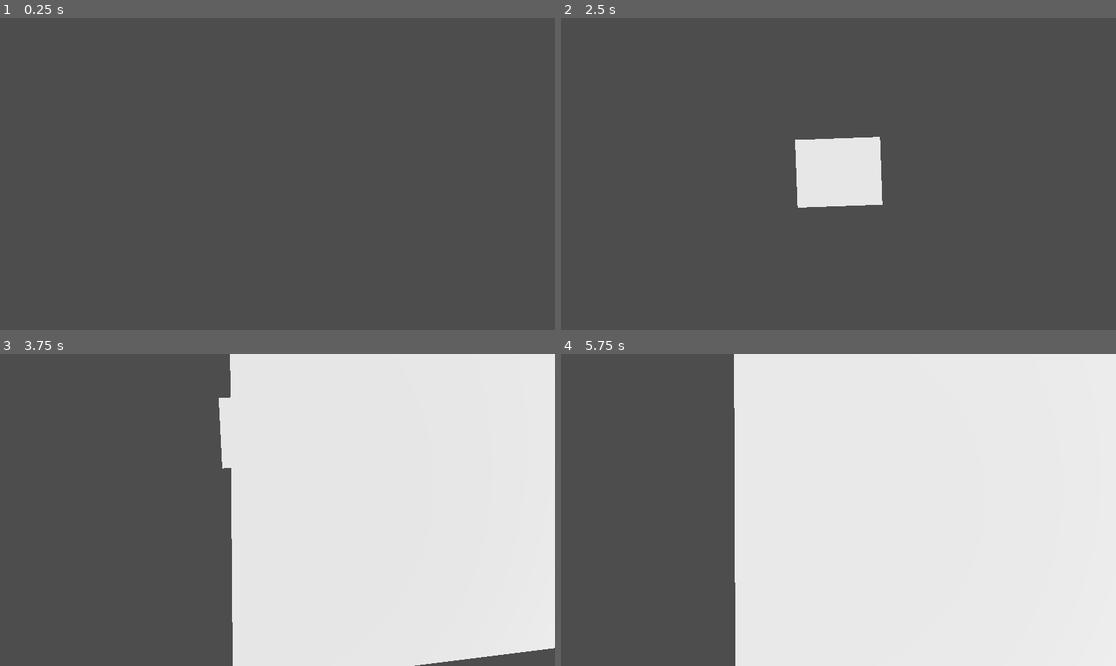
Above: before the commit, frames 1-4 (two rows, left to right).
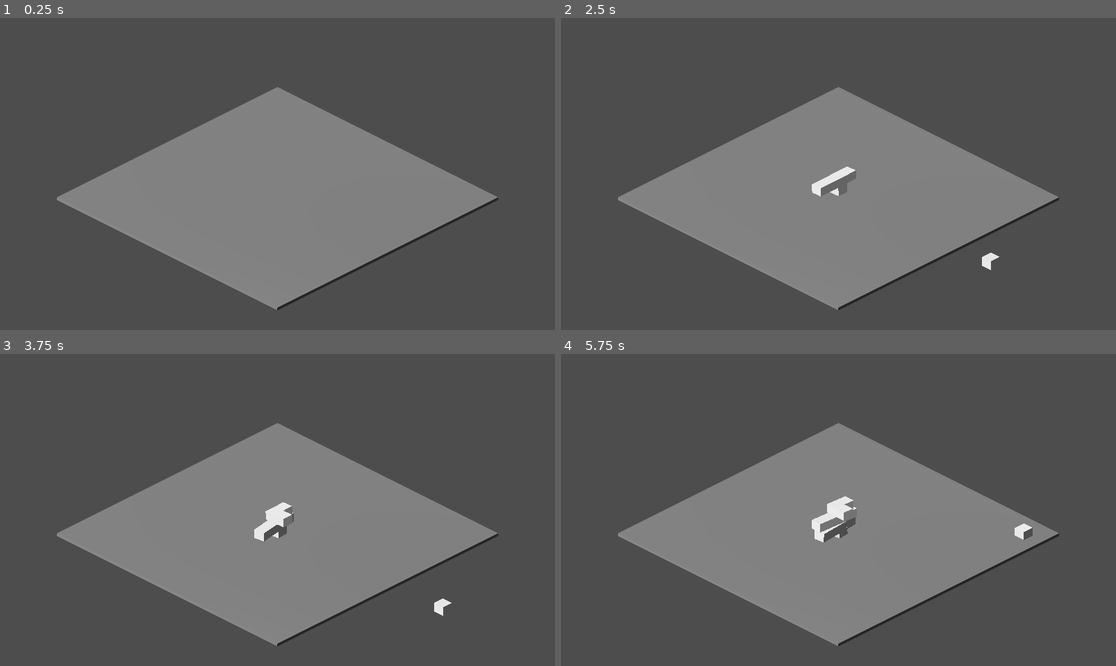
Above: after the commit, the same moments.

Repository: dream-team-reborn/godot-wild-jam-73
Game: Godot game, scene res://scenes/game.tscn
Same seed, same stepped clock (60 frames per second), same inputs: the game is played once before the commit and once after it.
Inputs (mouse positions are in pixels of both pictures, inside the frame that each line leads up to):
- Up to frame 1 (0.25 s): no input
- Up to frame 2 (2.5 s): tap Enter at 0.5 s; move the mouse to (960, 158) at 0.52 s; hold Right (move_right) 0.53-1.25 s; hold Space (confirm) 0.53-1.25 s; click (960, 158) at 0.67 s; drag from (727, 189) to (810, 236) at 1.27 s; tap Space (confirm) at 2 s; move the mouse to (894, 105) at 2.02 s; hold Right (move_right) from 2.03 s (still down); hold Space (confirm) from 2.03 s (still down)
- Up to frame 3 (3.75 s): release Right (move_right) at 2.75 s; release Space (confirm) at 2.75 s; drag from (249, 572) to (111, 463) at 2.77 s; move the mouse to (444, 556) at 3.52 s; hold Left (move_left) from 3.53 s (still down); hold Space (confirm) from 3.53 s (still down)
- Up to frame 4 (5.75 s): release Left (move_left) at 4.25 s; release Space (confirm) at 4.25 s; drag from (672, 463) to (755, 432) at 4.27 s; move the mouse to (866, 510) at 5.02 s; hold Down (move_down) from 5.03 s (still down); hold Space (confirm) from 5.03 s (still down); click (866, 510) at 5.17 s

The runs differ from the first frame. In frame 1, 29% of the frame differs, in the area x 10-90%, y 22-94%; in frame 2, 29%; in frame 3, 67%; in frame 4, 72%, in the area x 10-100%, y 0-100%.

Commit message:
camera work

Diff:
--- a/scenes/game.tscn
+++ b/scenes/game.tscn
@@ -11,6 +11,9 @@
 [sub_resource type="Compositor" id="Compositor_3uttq"]
 
 [sub_resource type="BoxShape3D" id="BoxShape3D_bmdca"]
+size = Vector3(100, 1, 100)
+
+[sub_resource type="BoxMesh" id="BoxMesh_sf87x"]
 size = Vector3(100, 1, 100)
 
 [node name="Game" type="Node3D"]
@@ -27,7 +30,9 @@
 transform = Transform3D(1, 0, 0, 0, 0.721059, 0.692873, 0, -0.692873, 0.721059, 0, 2.94228, 0)
 
 [node name="Camera3D" type="Camera3D" parent="."]
-transform = Transform3D(1, 0, 0, 0, 1, 0, 0, 0, 1, 0, 4.04313, 11.5665)
+transform = Transform3D(0.707107, -0.353553, 0.612372, 0, 0.866025, 0.5, -0.707107, -0.353553, 0.612372, 50, 50, 50)
+projection = 1
+size = 100.0
 
 [node name="Floor" type="StaticBody3D" parent="."]
 collision_mask = 3
@@ -36,6 +41,9 @@
 transform = Transform3D(1, 0, 0, 0, 1, 0, 0, 0, 1, 0, -0.5, 0)
 shape = SubResource("BoxShape3D_bmdca")
 
+[node name="MeshInstance3D" type="MeshInstance3D" parent="Floor"]
+mesh = SubResource("BoxMesh_sf87x")
+
 [node name="ModuleSpawner" type="Node3D" parent="."]
 transform = Transform3D(1, 0, 0, 0, 1, 0, 0, 0, 1, 0, 7, 0)
 script = ExtResource("1_3ofxf")
Not shown: 1 places in scenes/game.tscn that only renumber resources
